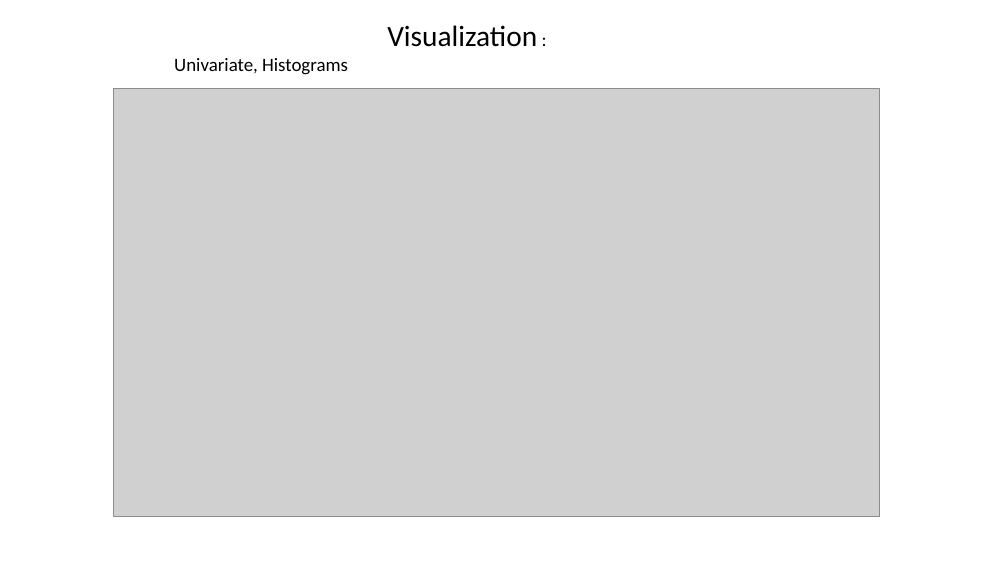
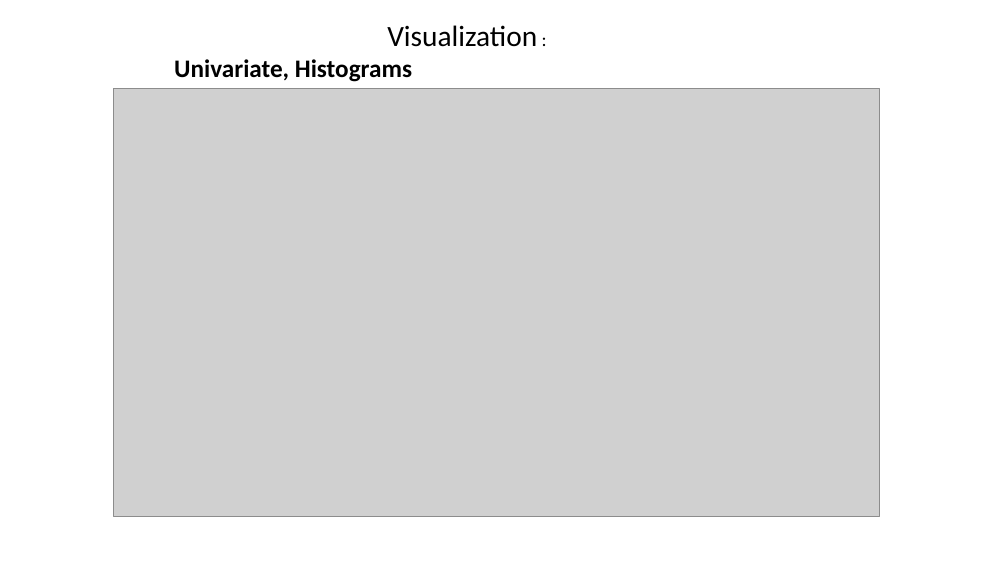
Before and after one commit to jacobmat/DataAnalysis-Projects, a slide deck: slide 4 of Pima India Diabetes Analysis.pptx. Drawn at 1008x567 pixels with LibreOffice and Linux fonts; fonts in the diff are those of the drawing; grey boxes stand for pictures. Boxes give left, top, right and bottom in pixels: in the first picture for what was removed or moved away, otherwise in the second. Text is boxed around its words. In the diff, an @@ line names an element or a change of style, - is before the commit and + after.

```diff
--- a/Pima India Diabetes Analysis.pptx
+++ b/Pima India Diabetes Analysis.pptx
@@ text at bbox=[174, 59, 412, 82]: size 18 to 24 pt, bold on in "Univariate, Histograms" @@
```
Also in this commit, not shown: 5 other slides changed.
